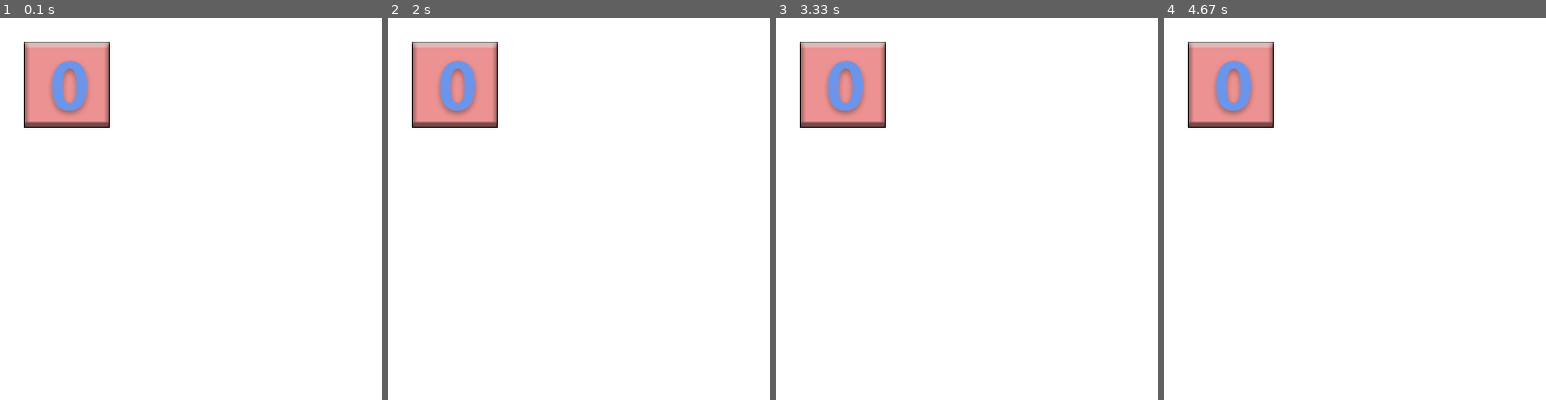
Above: before the commit, frames 1-4 (left to right).
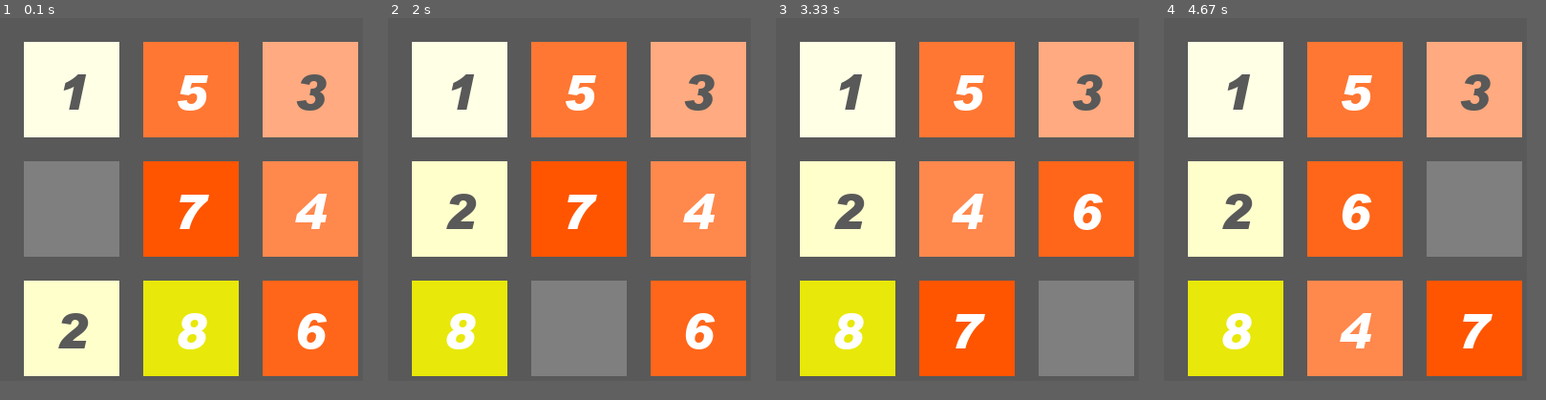
Above: after the commit, the same moments.

Repository: Palpitate-xus/8digitalpuzzle
Game: pygame game, started from pygame_test.py
Two runs of this game, one before a commit and one after it. Both use one fixed random seed, a clock stepped at 60 frames per second and the inputs below.
Inputs:
- Up to frame 1 (0.1 s): no input
- Up to frame 2 (2 s): hold Right 0.33-0.8 s; hold Up 0.83-1.3 s; hold Left from 1.83 s (still down)
- Up to frame 3 (3.33 s): release Left at 2.37 s; hold Down 2.4-2.7 s; hold Left 2.73-3.13 s; hold Up from 3.17 s (still down)
- Up to frame 4 (4.67 s): release Up at 3.53 s; hold Right 3.57-4.2 s; hold Down 4.23-4.6 s; hold Left from 4.63 s (still down)
In our replay, the window is 400x400 before the commit and 380x380 after it. These sizes can differ from the game's own. Grey fills any space a smaller window leaves; there, only what the larger window draws over its background counts as a difference.

The runs differ from the first frame. In frame 1, 88% of the frame differs, in the area x 0-95%, y 0-95%; in frame 2, 88%; in frame 3, 88%; in frame 4, 88%.

Commit message:
完成操作功能

Diff:
--- a/pygame_test.py
+++ b/pygame_test.py
@@ -1,33 +1,119 @@
 import sys
 import pygame
-
+import random
 pygame.init()
 
-screen = pygame.display.set_mode((400,400))
+screen = pygame.display.set_mode((380, 380))
 screen.fill((255,255,255))
 pygame.display.set_caption('8 digital puzzle')
 
-f = pygame.font.Font('C:/Windows/Fonts/simhei.ttf',50)
-# 生成文本信息，第一个参数文本内容；第二个参数，字体是否平滑；
-# 第三个参数，RGB模式的字体颜色；第四个参数，RGB模式字体背景颜色；
-text0 = pygame.image.load("./digital/0.png").convert()
-text1 = pygame.image.load("./digital/1.png").convert()
-text2 = f.render("2", False, (0, 0, 0))
-text3 = f.render("3", False, (0, 0, 0))
-text4 = f.render("4", False, (0, 0, 0))
-text5 = f.render("5", False, (0, 0, 0))
-text6 = f.render("6", False, (0, 0, 0))
-text7 = f.render("7", False, (0, 0, 0))
-text8 = f.render("8", False, (0, 0, 0))
+block_size = 100
+block_gap  = 25
+top_screen = 0
+left_screen = 0
 
-#创建一个 50*50 的图像,并优化显示
-face = pygame.Surface((90, 90),flags=pygame.HWSURFACE)
-#填充颜色
-face.fill(color='pink')
+#颜色定义
+WHITE = (255, 255, 255)
+BLACK = (0, 0, 0)
+GREY = (127, 127, 127)
+DEEPGREY = (89, 89, 89)
+FLESH1 = (255, 255, 229)
+FLESH2 = (255, 255, 204)
+RED1 = (255, 170, 128)
+RED2 = (255, 136, 77)
+RED3 = (255, 119, 51)
+RED4 = (255, 102, 26)
+RED5 = (255, 85, 0)
+YELLOW1 = (255, 255, 102)
+YELLOW2 = (255, 255, 51)
+YELLOW3 = (255, 255, 0)
+YELLOW4 = (232, 232, 10)
 
-# 固定代码段，实现点击"X"号退出界面的功能，几乎所有的pygame都会使用该段代码
+
+board = [[0, 0, 0],
+         [0, 0, 0],
+         [0, 0, 0]]
+
+def init():
+    global board
+    data = random.sample(range(9), 9)
+    print(data)
+    count = 0
+    for i in range(3):
+        for j in range(3):
+            board[i][j] = data[count]
+            count+=1
+    print(board)
+init()
+
+def draw_block():
+    global board
+    colors = {0:GREY, 1:FLESH1, 2:FLESH2, 3:RED1, 4:RED2, 5:RED3, 6:RED4, \
+              7:RED5, 8:YELLOW4}
+    x, y = left_screen, top_screen
+    size = block_size * 3 + block_gap * 4
+    pygame.draw.rect(screen, DEEPGREY, (x, y, size, size))
+    x, y = x + block_gap, y + block_gap
+    for i in range(3):
+        for j in range(3):
+            num = board[i][j]
+            if num == 0:
+                number = ""
+            else:
+                number = str(num)
+            color = colors[num]
+            class Block:
+                def __init__(self, topleft, number, color):
+                    self.topleft = topleft
+                    self.number = number
+                    self.color = color
+                def render(self, surface):
+                    x, y = self.topleft
+                    pygame.draw.rect(surface, self.color, (x, y, block_size, block_size))
+                    number_height  = int(block_size * 0.5)
+                    font = pygame.font.Font("2048reference/font/arial black.ttf", number_height)
+                    if num <= 3:
+                        number_surface = font.render(self.number, True, DEEPGREY)
+                    else:
+                        number_surface = font.render(self.number, True, WHITE)
+                    number_rect = number_surface.get_rect()
+                    number_rect.center = (x + block_size / 2, y + block_size / 2)
+                    surface.blit(number_surface, number_rect)
+            block = Block((x, y), number, color)
+            block.render(screen)
+            x += block_size + block_gap
+        x = left_screen + block_gap
+        y += block_size + block_gap
+
+
+def swap(a = [0, 0], b = [0, 0]):
+    global board
+    board[a[0]][a[1]], board[b[0]][b[1]] = board[b[0]][b[1]], board[a[0]][a[1]]
+
+def move(direct = 0):
+    global board
+    x, y = 0, 0
+    for i in range(3):
+        for j in range(3):
+            if board[i][j] == 0:
+                x, y = i, j
+    try:
+        if direct == 0:
+            swap([x, y], [x, y+1])
+        elif direct == 1 and y > 0:
+            swap([x, y], [x, y-1])
+        elif direct == 2:
+            swap([x, y], [x+1, y])
+        elif direct == 3 and x > 0:
+            swap([x, y], [x-1, y])
+
+    except:
+        print("error")
+
+# 固定代码段，实现点击"X"号退出界面的功能
 while True:
     # 循环获取事件，监听事件状态
+    draw_block()
     for event in pygame.event.get():
         # 判断用户是否点了"X"关闭按钮,并执行if代码段
         if event.type == pygame.QUIT:
@@ -38,19 +124,14 @@
         elif event.type == pygame.KEYDOWN :
             if event.key == pygame.K_UP:
                 print("up")
-                face.blit(text1, (0, 0))
+                move(2)
             if event.key == pygame.K_DOWN:
                 print("down")
-                face.fill(color='green')
-                face.blit(text3, (2, 0))
+                move(3)
+            if event.key == pygame.K_LEFT:
+                print("left")
+                move(0)
             if event.key == pygame.K_RIGHT:
                 print("right")
-                face.fill(color='purple')
-                face.blit(text3, (2, 0))
-            if event.key == pygame.K_LEFT:
-                print("left")
-                face.fill(color='yellow')
-                face.blit(text4, (2, 0))
-    face.blit(text0, (0, 0))
-    screen.blit(face, (25, 25))
+                move(1)
     pygame.display.flip() #更新屏幕内容
--- a/tool.py
+++ b/tool.py
@@ -1,3 +1,2 @@
 for i in range(9):
-    print("block%s = tk.Button(mainWindow,text=\"%s\", font=20, width=10, height=4)"%(str(i), str(i)))
-    print("block%s.place(x=25, y=25)"%str(i))
+    print("block%s = pygame.Surface((100, 100),flags=pygame.HWSURFACE)"%(str(i)))
